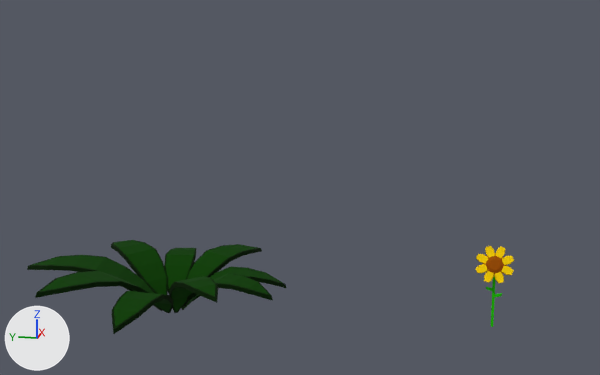
What one commit did to the Blender file figments-of-fuyan-raw/game/tile_objects/varoma/sunflower.blend.
Both versions are drawn from a camera (50 mm lens) standing at (-3.7, 0.16, 1.54) and looking at (-0.03, 0.9, 0.62). Every picture has the same lights, and +X, +Y and +Z are marked at lower left. The older version comes first.

Objects in the first picture: 'Flower-col', 'Foliage-col'.
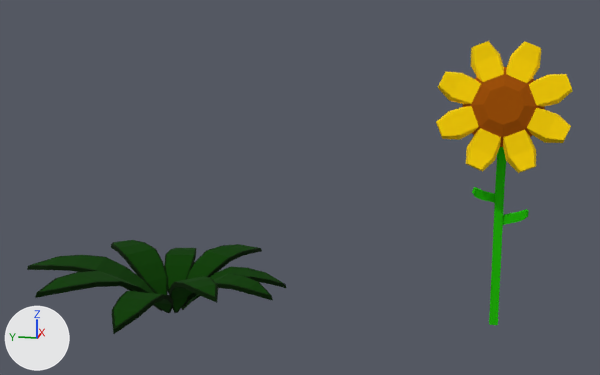
Edits to the scene script, one JSON object a line:
```json
{"op": "add", "block": "me_plane_001", "code": ["me_plane_001 = bpy.data.meshes.new('Plane.001')", "me_plane_001.from_pydata(...)  # 183 vertices, 180 faces; spans x -0.115..0.071, y -0.279..0.289, z 0.0..1.298", "me_plane_001.materials.append(mat_basematerial)"]}
{"op": "add", "block": "ob_flower_col", "code": "ob_flower_col.hide_set(True)"}
{"op": "add", "block": "ob_flower2_col", "code": ["ob_flower2_col = bpy.data.objects.new('Flower2-col', me_plane_001)", "ob_flower2_col.location = (0.0, 0.0, 0.0)"]}
```

What differs and where, as boxes [x1, y1, x2, y2] in the pictures (600 x 375 px):
```json
{"object": "Flower2-col", "change": "added", "after": [436, 41, 573, 325], "on screen": "yellow"}
{"object": "Flower-col", "change": "hidden", "before": [475, 246, 514, 327], "on screen": "yellow"}
```
